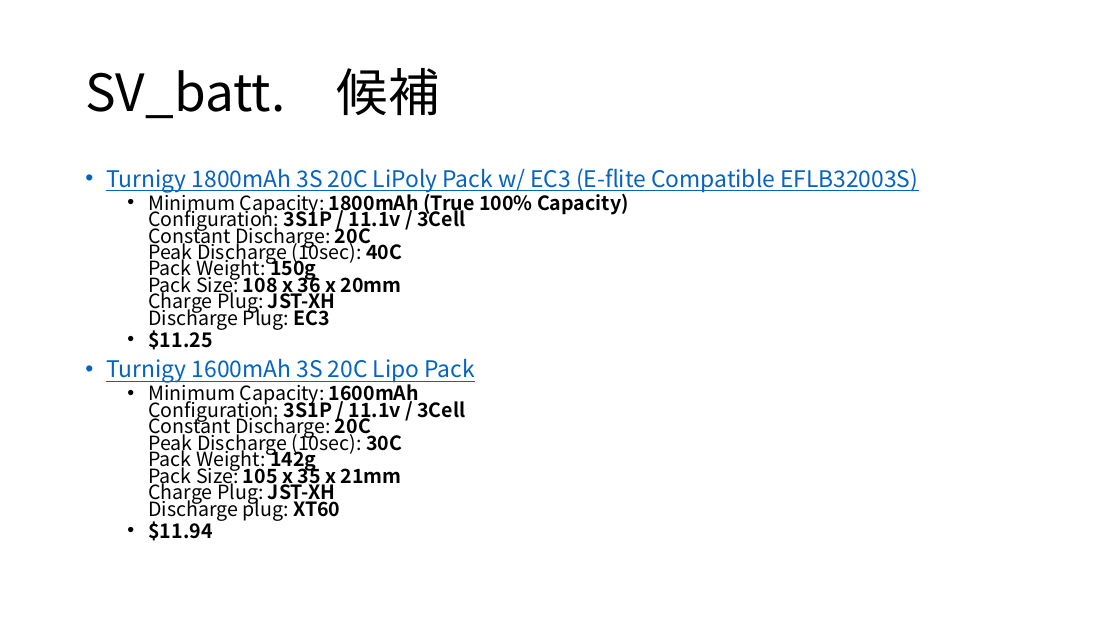
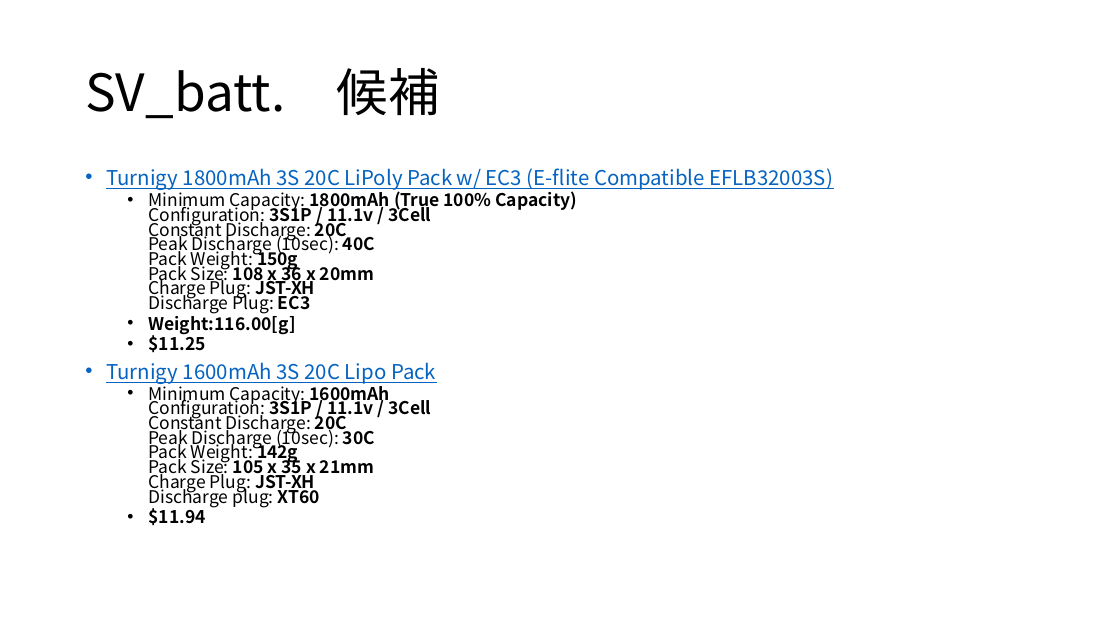
Before and after one commit to TORICA/avio17, a slide deck: slide 20 of 電装全体構成_TORICA_17_LUMINOUS.pptx. Drawn at 1120x630 pixels with LibreOffice and Linux fonts; fonts in the diff are those of the drawing. Boxes give left, top, right and bottom in pixels: in the first picture for what was removed or moved away, otherwise in the second. Text is boxed around its words. In the diff, an @@ line names an element or a change of style, - is before the commit and + after.

Commit message:
mod

```diff
--- a/電装全体構成_TORICA_17_LUMINOUS.pptx
+++ b/電装全体構成_TORICA_17_LUMINOUS.pptx
@@ text at (106,168,832,526): size 19.6 to 17.5 pt in "Turnigy 1800mAh 3S 20C LiPoly Pack w/ ...", "Turnigy 1600mAh 3S 20C Lipo Pack"; size 16.8 to 15 pt in "Minimum Capacity: 1800mAh (True 100% Capacity) Configuration ...", "$11.25", "Minimum Capacity: 1600mAh Configuration: 3S1P / 11.1v ...", "$11.94" @@
@@ text at (148,312,295,335): paragraph added @@
+  • Weight:116.00[g]
```
Also in this commit, not shown: 2 slides added.
